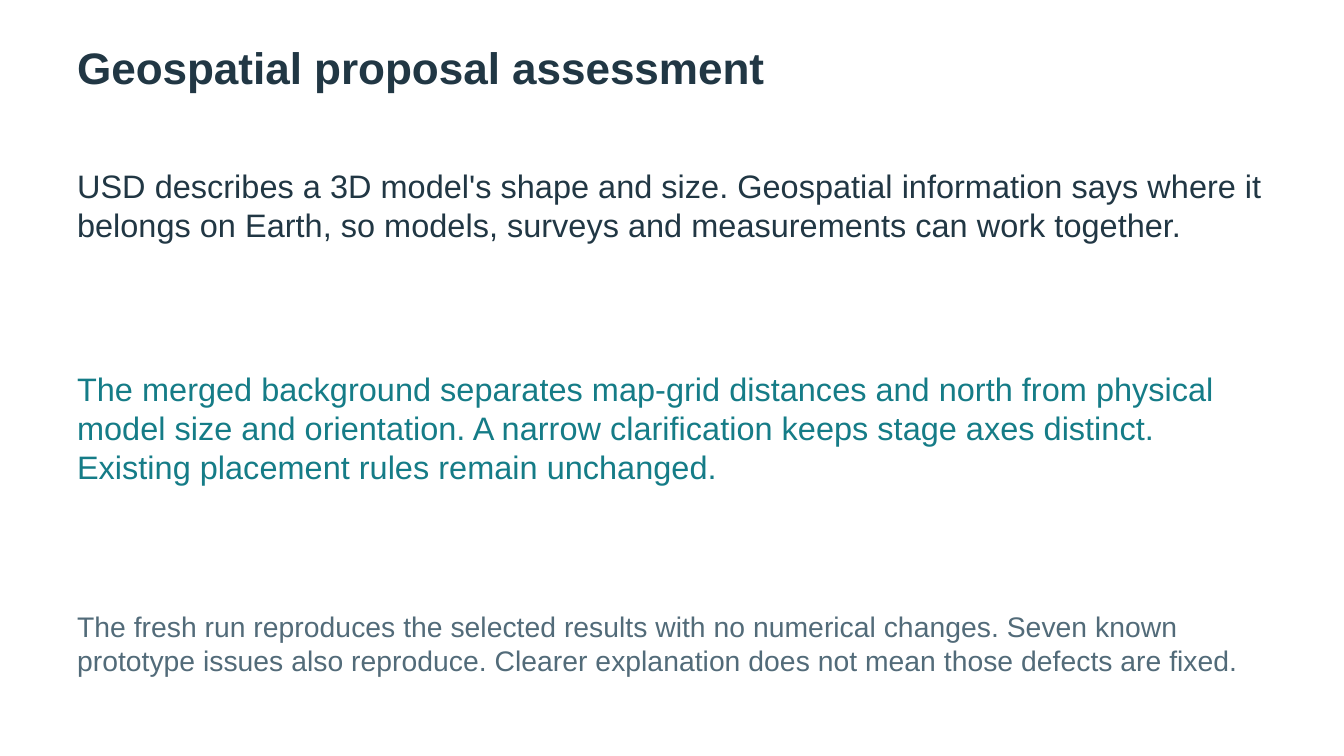
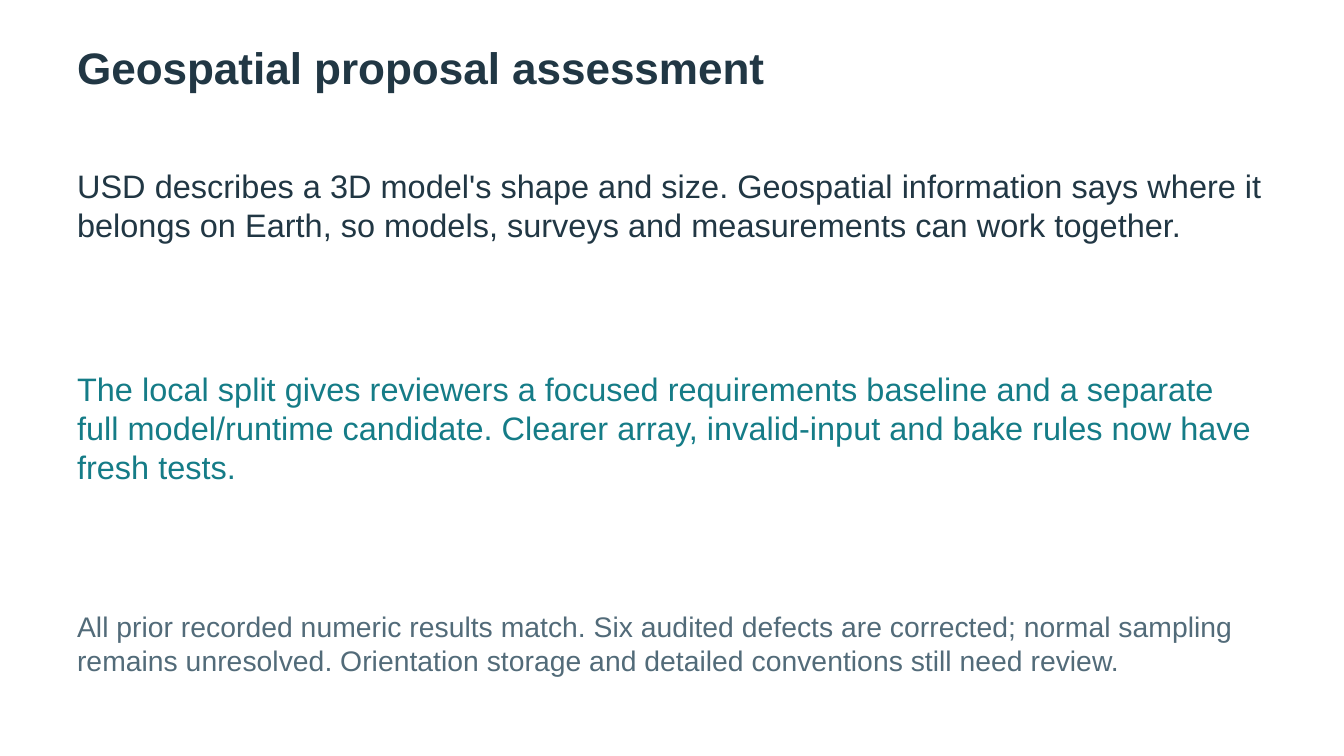
Before and after one commit to asluk/OpenUSD, a slide deck: slide 1 of extras/usd/examples/usdGeospatialBuild/delivery/geospatial-build.pptx. Drawn at 1344x756 pixels with LibreOffice and Linux fonts; fonts in the diff are those of the drawing. Boxes give left, top, right and bottom in pixels: in the first picture for what was removed or moved away, otherwise in the second. Text is boxed around its words. In the diff, an @@ line names an element or a change of style, - is before the commit and + after.

Commit message:
Deliver local split-candidate assessment and verified repair evidence

```diff
--- a/extras/usd/examples/usdGeospatialBuild/delivery/geospatial-build.pptx
+++ b/extras/usd/examples/usdGeospatialBuild/delivery/geospatial-build.pptx
@@ text in rectangle at <box>77,377,1250,480</box>: text changed @@
-The merged background separates map-grid distances and north from physical model size and orientation. A narrow clarification keeps stage axes distinct. Existing placement rules remain unchanged.
+The local split gives reviewers a focused requirements baseline and a separate full model/runtime candidate. Clearer array, invalid-input and bake rules now have fresh tests.
@@ text in rectangle at <box>77,616,1231,676</box>: text changed @@
-The fresh run reproduces the selected results with no numerical changes. Seven known prototype issues also reproduce. Clearer explanation does not mean those defects are fixed.
+All prior recorded numeric results match. Six audited defects are corrected; normal sampling remains unresolved. Orientation storage and detailed conventions still need review.
```
Also in this commit, not shown: 8 other slides changed, 37 other files.
